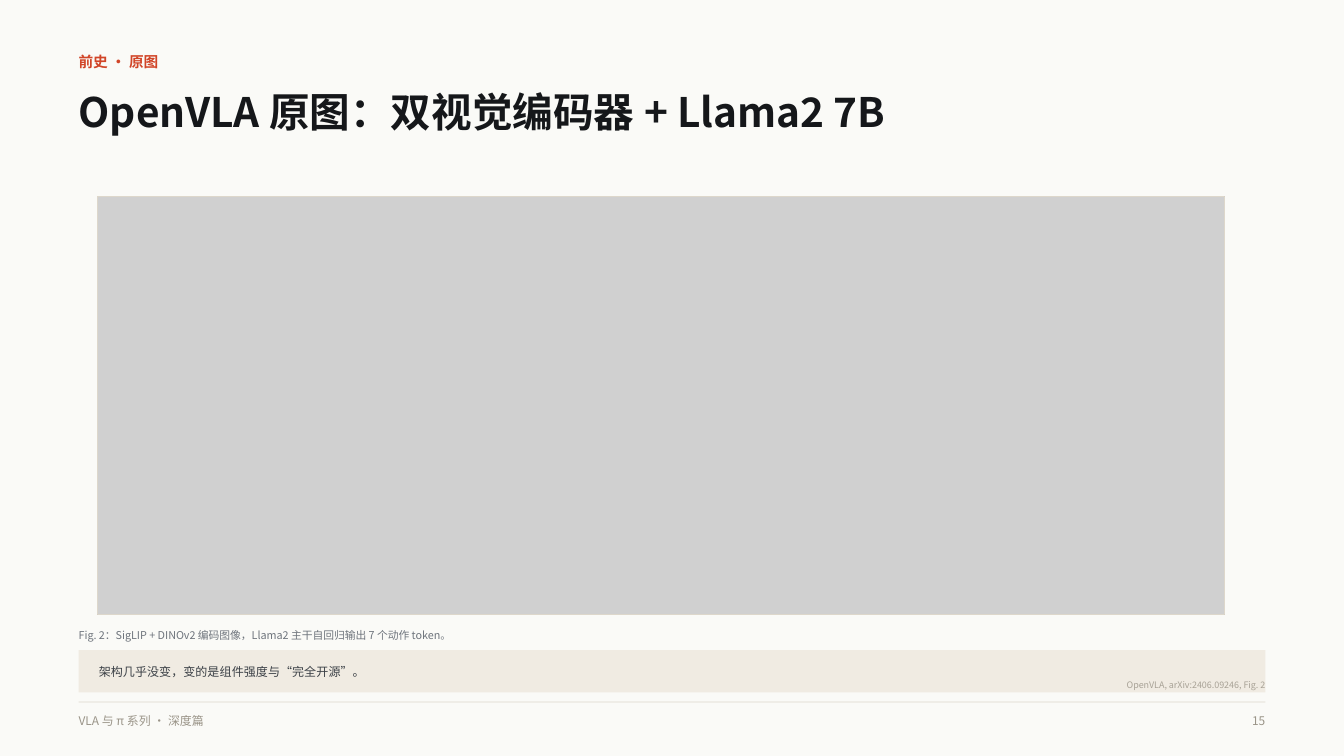
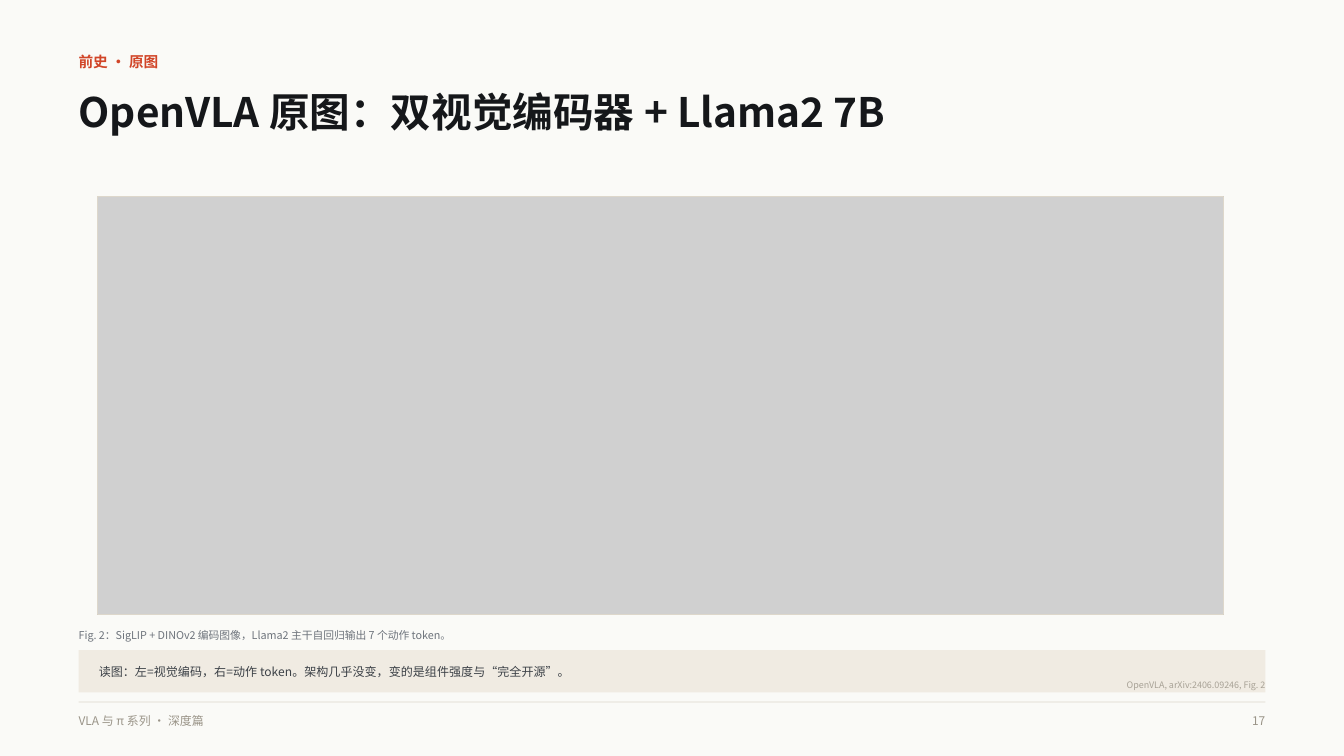
Before and after one commit to binbinao/ai-ppt-hub, a slide deck: slide 17 of decks/vla-pi-deep-dive/VLA与pi系列模型深度解析.pptx (slide 15 before the commit). Drawn at 1344x756 pixels with LibreOffice and Linux fonts; fonts in the diff are those of the drawing; grey boxes stand for pictures. Boxes give left, top, right and bottom in pixels: in the first picture for what was removed or moved away, otherwise in the second. Text is boxed around its words. In the diff, an @@ line names an element or a change of style, - is before the commit and + after.

```diff
--- a/decks/vla-pi-deep-dive/VLA与pi系列模型深度解析.pptx
+++ b/decks/vla-pi-deep-dive/VLA与pi系列模型深度解析.pptx
@@ text at box(99, 666, 570, 677): text changed @@
-架构几乎没变，变的是组件强度与“完全开源”。
+读图：左=视觉编码，右=动作 token。架构几乎没变，变的是组件强度与“完全开源”。
@@ text at box(1252, 716, 1265, 725): text changed @@
-15
+17
```
Also in this commit, not shown: 93 other slides changed, 11 slides added, 5 other files.
